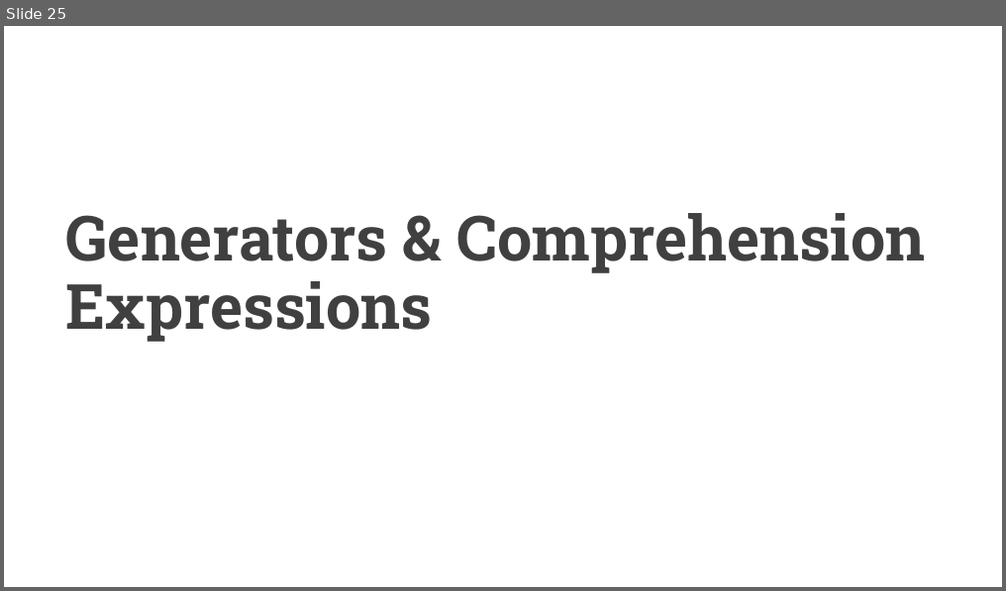
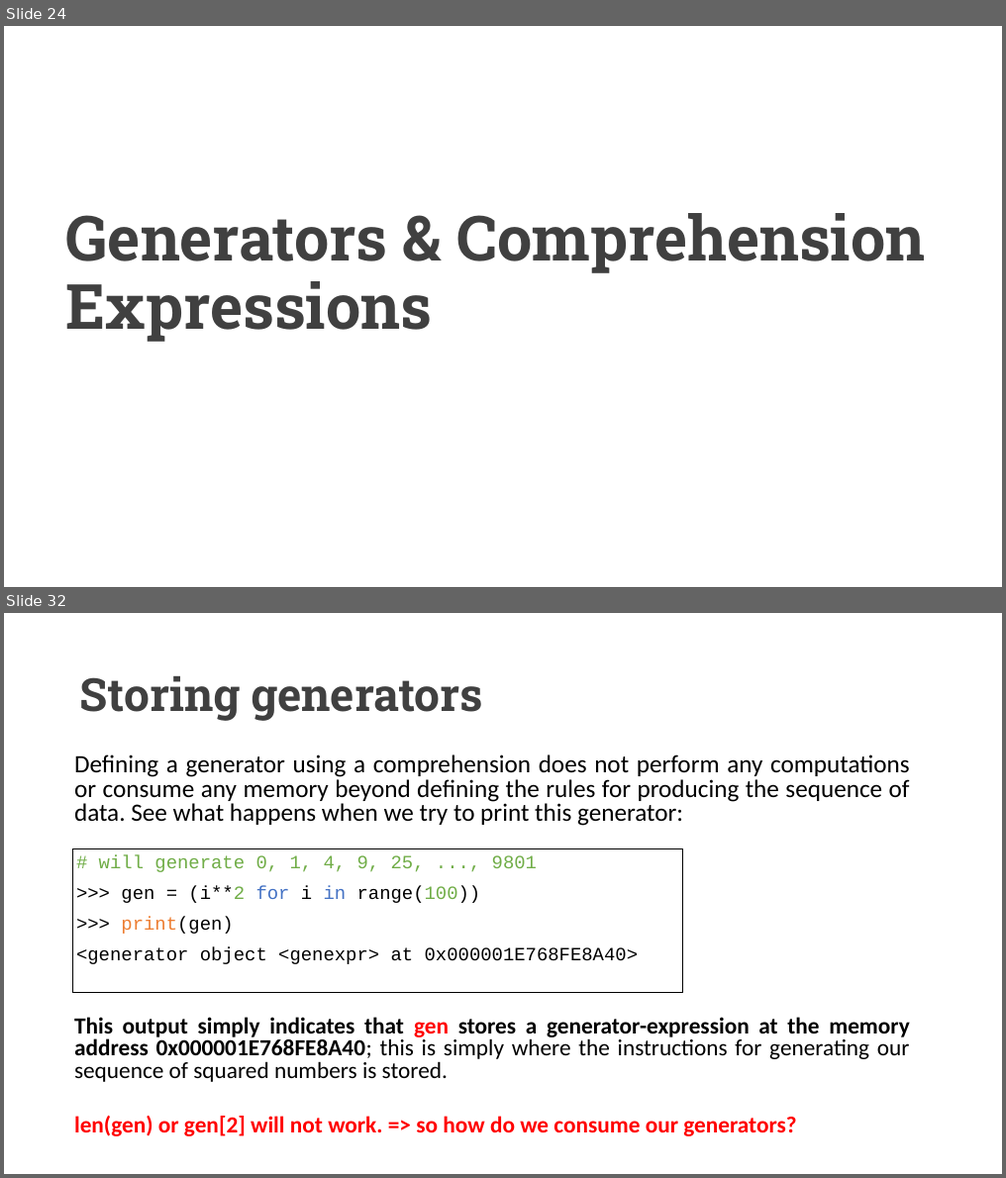
Before and after one commit to UCLL-PR2/exercises, a slide deck: 03-iterable&generators/programming2_iterable.pptx. Shown one above the other, each under a label of ours: slide 25 before the commit, slides 24 and 32 after it; the slides between them are not shown. The pictures are 1006x591 and 1006x1178 pixels, drawn with LibreOffice and Linux fonts; fonts in the diff are those of the drawing. Boxes give left, top, right and bottom in pixels: in the first picture for what was removed or moved away, otherwise in the second. Text is boxed around its words. In the diff, an @@ line names an element or a change of style, - is before the commit and + after.

```diff
--- a/03-iterable&generators/programming2_iterable.pptx
+++ b/03-iterable&generators/programming2_iterable.pptx
@@ slide 32 added at (4,613,1002,1174), background #FFFFFF @@
@@ title added at (80,676,483,721), 44 pt, text #404040, bold @@
+Storing generators
@@ text added at (74,755,910,826), 24 pt, text #000000 @@
+  Defining a generator using a comprehension does not perform any computations or consume any memory beyond defining the rules for producing the sequence of data. See what happens when we try to print this generator:
@@ rectangle added at (73,850,683,993), outline #000000 1 pt, 18 pt, text #000000 @@
+# will generate 0, 1, 4, 9, 25, ..., 9801
+>>> gen = (i**2 for i in range(100))
+>>> print(gen)
+<generator object <genexpr> at 0x000001E768FE8A40>
@@ text added at (74,1017,910,1137), 22.2 pt, text #000000, bold @@
+  This output simply indicates that gen stores a generator-expression at the memory address 0x000001E768FE8A40; this is simply where the instructions for generating our sequence of squared numbers is stored.
+  len(gen) or gen[2] will not work. => so how do we consume our generators?
@@ what was slide 25 is now slide 24 @@
```
Also in this commit, not shown: 26 slides changed, 4 other slides added, 1 slide removed.
